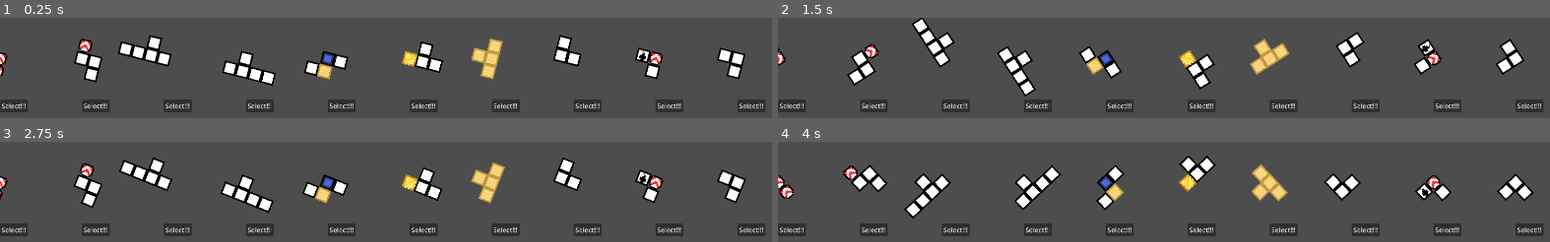
Above: before the commit, frames 1-4 (two rows, left to right).
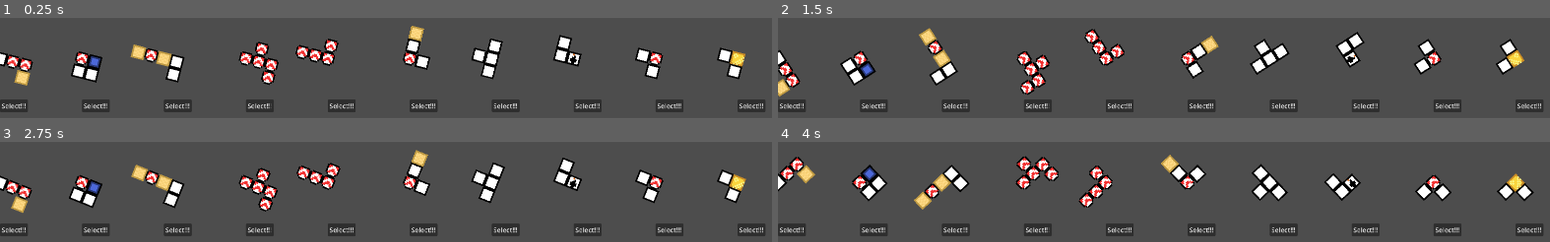
Above: after the commit, the same moments.

Repository: AsgerHB/create-jam-spring-2025
Game: Godot game, scene res://Scenes/RunDuplicate.tscn
Two runs of this game, one before a commit and one after it. Both use one fixed random seed, a clock stepped at 60 frames per second and the inputs below. This scene is started directly instead of the project's main scene.
Inputs:
- Up to frame 1 (0.25 s): no input
- Up to frame 2 (1.5 s): hold Right (ui_right) 0.53-1.28 s; hold Down (ui_down) from 1.28 s (still down)
- Up to frame 3 (2.75 s): release Down (ui_down) at 2.03 s; hold Right (ui_right) from 2.03 s (still down)
- Up to frame 4 (4 s): release Right (ui_right) at 2.78 s; hold Up (ui_up) 2.78-3.53 s; hold Left (ui_left) from 3.53 s (still down)

The runs differ from the first frame. In frame 1, 8.2% of the frame differs, in the area x 0-97%, y 7-68%; in frame 2, 8.1%; in frame 3, 8.2%; in frame 4, 8.4%, in the area x 0-97%, y 12-77%.

Commit message:
Leveling

Diff:
--- /dev/null
+++ b/Scenes/Selector.tscn
@@ -0,0 +1,6 @@
+[gd_scene load_steps=2 format=3 uid="uid://dxy1i87sje2kt"]
+
+[ext_resource type="Script" uid="uid://b8gaikrmlclxy" path="res://Scripts/selector.gd" id="1_k2e2o"]
+
+[node name="Selector" type="Node2D"]
+script = ExtResource("1_k2e2o")
--- a/Scripts/RunState.gd
+++ b/Scripts/RunState.gd
@@ -11,19 +11,19 @@
 var stash: Array[TetriminosTemplate] = []
 var level: int = 0
 var levels = [
-	[500, 120],
-	[750, 120],
-	[900, 120],
-	[1500, 120],
-	[1800, 120],
-	[2000, 120],
-	[2500, 120],
-	[3000, 120],
-	[3500, 120],
-	[4000, 120],
-	[5000, 120],
-	[7000, 120],
-	[10000, 120],
+	[100, 90],
+	[250, 90],
+	[500, 90],
+	[750, 90],
+	[1000, 90],
+	[1300, 90],
+	[1750, 90],
+	[2000, 90],
+	[2500, 90],
+	[3000, 90],
+	[4000, 90],
+	[7000, 90],
+	[10000, 90],
 ]
 
 
@@ -47,7 +47,11 @@
 		return null
 
 func get_level():
-	return levels[level]
+	var n = levels.size()
+	if level < n:
+		return levels[level]
+	else:
+		return [11000 + 2**(level - n), 60]
 
 func increment_level():
-	++level
+	level += 1
--- a/Scripts/selector.gd
+++ b/Scripts/selector.gd
@@ -21,7 +21,7 @@
 	generator = TetriminoGenerator.new()
 	#Make some minos
 	for i in minos_to_spawn:
-		tetriminos.append(generator.generate_tetrimino(randi() % 3 + 3, randi() % 5))
+		tetriminos.append(generator.generate_tetrimino(randi() % 3 + 3, randi() % 7))
 
 	#Spawn them all
 	for i in minos_to_spawn:
--- a/TetrisGame.gd
+++ b/TetrisGame.gd
@@ -44,6 +44,10 @@
 		grid.append(r)
 
 	run_state.new_game()
+	var lvl = run_state.get_level()
+	score_goal = lvl[0]
+	remaining_time = lvl[1]
+
 	goal_value.text = str(score_goal)
 	#win()
 
@@ -191,6 +195,8 @@
 		elif Input.is_action_pressed("ui_left"):
 			if try_move_falling_tetriminos_x(-1):
 				ticks_since_last_sideways_move = 0
+		elif Input.is_key_pressed(KEY_W):
+			win()
 
 	# Move downwards regularly, but faster if key is held
 	ticks_since_last_down_move += 1
@@ -330,6 +336,7 @@
 
 
 func win():
+	run_state.increment_level()
 	status_label.text = "[color=green]Winner! :-)[/color]"
 	pause = true
 	await get_tree().create_timer(4.0).timeout
Not shown: 1 places in Scenes/Run.tscn that only renumber resources
